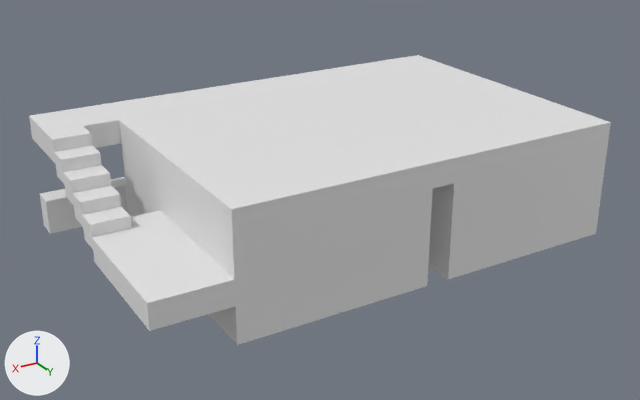
Two versions of the Blender file Assets/Art/Models/ProvisionalModel/Blender~/Stage_Building_Apartment_Middle_01.blend, one commit apart.
Rendered twice from a camera (50 mm lens) standing at (14.23, 23.91, 13.04) and looking at (0.08, 0.33, 1.25). Lighting does not change. The marker at lower left points along +X, +Y and +Z. The first picture is the older version.

Before the edit, the objects in view are built like this:
```python
me_stage_building_apartment_middle_01_concrete = bpy.data.meshes.new('Stage_Building_Apartment_Middle_01_Concrete')
me_stage_building_apartment_middle_01_concrete.from_pydata(...)  # 344 vertices, 258 faces; spans x -8.0..8.0, y -5.2..5.2, z 0.0..4.0
me_stage_building_apartment_middle_01_concrete.materials.append(mat_concrete)  # white #e7e7e7
me_stage_building_apartment_middle_01_glass = bpy.data.meshes.new('Stage_Building_Apartment_Middle_01_Glass')
me_stage_building_apartment_middle_01_glass.from_pydata(...)  # a box spanning x -4.0..-2.4, y -2.8..-2.0, z 1.2..2.4; a box spanning x -5.6..-2.8, y 4.4..5.2, z 0.8..2.8; a box spanning x 2.0..3.6, y -2.8..-2.0, z 1.2..2.4; a box spanning x 0.4..3.2, y 4.4..5.2, z 0.8..2.8
me_stage_building_apartment_middle_01_glass.materials.append(mat_glass)  # white #e7e7e7
ob_stage_building_apartment_middle_01_concrete = bpy.data.objects.new('Stage_Building_Apartment_Middle_01_Concrete', me_stage_building_apartment_middle_01_concrete)
ob_stage_building_apartment_middle_01_concrete.parent = ob_stage_building_apartment_middle_01
ob_stage_building_apartment_middle_01_concrete.location = (0.0, 0.0, 0.0)
ob_stage_building_apartment_middle_01_glass = bpy.data.objects.new('Stage_Building_Apartment_Middle_01_Glass', me_stage_building_apartment_middle_01_glass)
ob_stage_building_apartment_middle_01_glass.parent = ob_stage_building_apartment_middle_01
ob_stage_building_apartment_middle_01_glass.location = (0.0, 0.0, 0.0)
```
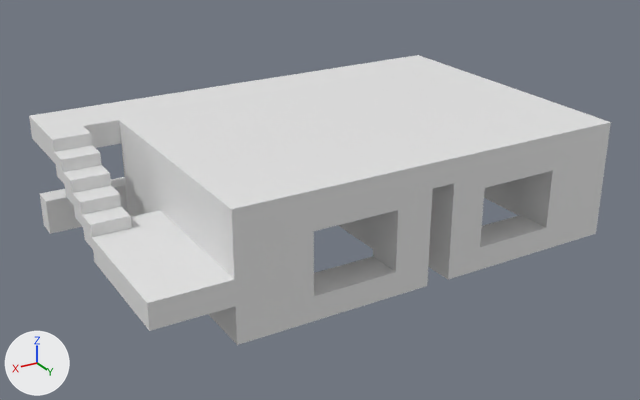
Boxes (x1, y1, x2, y2) around the edits, measured in the pictures (640 x 400 px):
'Stage_Building_Apartment_Middle_01_Glass', deleted
    before: (314, 171, 553, 296)

What changed in the scene script:
```text
Remove ob_stage_building_apartment_middle_01_glass:
    ob_stage_building_apartment_middle_01_glass = bpy.data.objects.new('Stage_Building_Apartment_Middle_01_Glass', me_stage_building_apartment_middle_01_glass)
    ob_stage_building_apartment_middle_01_glass.parent = ob_stage_building_apartment_middle_01
    ob_stage_building_apartment_middle_01_glass.location = (0.0, 0.0, 0.0)
```
